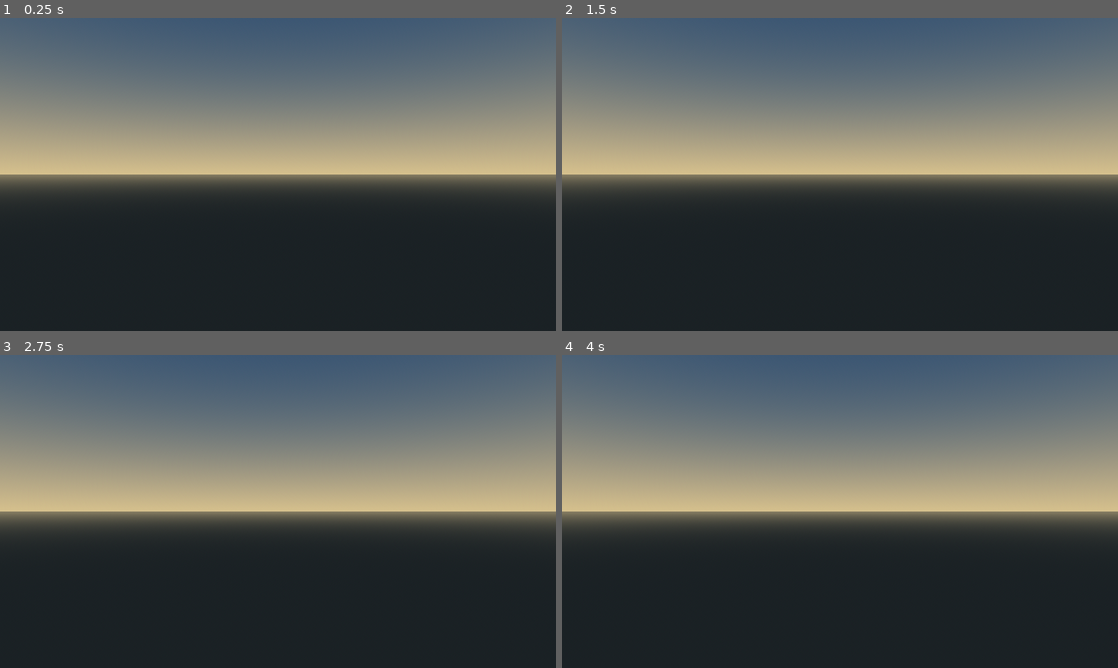
Above: before the commit, frames 1-4 (two rows, left to right).
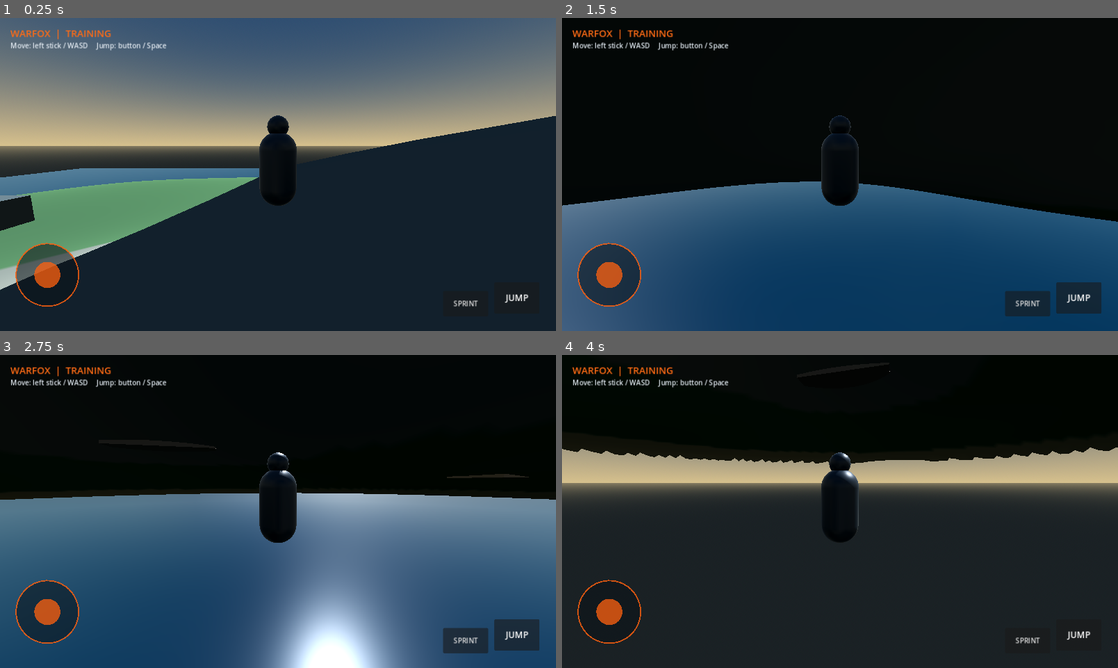
Above: after the commit, the same moments.

Repository: hicham07dzz-cyber/WARFOX
Game: Godot game, scene res://scenes/main.tscn
Same seed, same stepped clock (60 frames per second), same inputs: the game is played once before the commit and once after it.
Inputs (mouse positions are in pixels of both pictures, inside the frame that each line leads up to):
- Up to frame 1 (0.25 s): no input
- Up to frame 2 (1.5 s): move the mouse to (962, 158) at 0.52 s; hold D (move_right, bound only after the commit) 0.53-1.25 s; hold Shift (sprint, bound only after the commit) 0.53-1.25 s; click (962, 158) at 0.67 s; tap Space (jump, bound only after the commit) at 0.77, 0.8, 1.07 s; drag from (728, 190) to (812, 237) at 1.27 s
- Up to frame 3 (2.75 s): move the mouse to (333, 442) at 2.02 s; hold D (move_right, bound only after the commit) from 2.03 s (still down); hold Shift (sprint, bound only after the commit) from 2.03 s (still down); tap Space (jump, bound only after the commit) at 2.3 s
- Up to frame 4 (4 s): release D (move_right, bound only after the commit) at 2.75 s; release Shift (sprint, bound only after the commit) at 2.75 s; drag from (812, 574) to (673, 464) at 2.77 s; move the mouse to (1006, 558) at 3.52 s; hold A (move_left, bound only after the commit) from 3.53 s (still down); tap Space (jump, bound only after the commit) at 3.6, 3.77 s

The runs differ from the first frame. In frame 1, 29% of the frame differs, in the area x 0-100%, y 3-93%; in frame 2, 99%, in the area x 0-100%, y 0-100%; in frame 3, 98%; in frame 4, 55%.

Commit message:
Build first playable WARFOX training island

Diff:
--- a/scripts/main.gd
+++ b/scripts/main.gd
@@ -1,20 +1,32 @@
 extends Node3D
-
-# WARFOX first playable foundation: a generated island map preview.
-# All geometry is built from Godot primitives so the project needs no paid assets.
 
 const GRID_SIZE := 100
 const CELL_SIZE := 12.0
 const ISLAND_RADIUS := 570.0
-const WATER_LEVEL := 0.0
 
 func _ready() -> void:
+	_setup_input()
 	_build_environment()
-	_build_island()
+	var terrain := _build_island()
 	_build_water()
 	_build_landmarks()
-	_build_preview_camera()
-	_build_title()
+	_spawn_player(terrain)
+	_build_hud()
+
+func _setup_input() -> void:
+	_add_key("move_forward", KEY_W)
+	_add_key("move_back", KEY_S)
+	_add_key("move_left", KEY_A)
+	_add_key("move_right", KEY_D)
+	_add_key("jump", KEY_SPACE)
+	_add_key("sprint", KEY_SHIFT)
+
+func _add_key(action: String, key: Key) -> void:
+	if not InputMap.has_action(action):
+		InputMap.add_action(action)
+	var event := InputEventKey.new()
+	event.physical_keycode = key
+	InputMap.action_add_event(action, event)
 
 func _build_environment() -> void:
 	var world := WorldEnvironment.new()
@@ -32,9 +44,8 @@
 	environment.tonemap_mode = Environment.TONE_MAPPER_FILMIC
 	world.environment = environment
 	add_child(world)
-
 	var sun := DirectionalLight3D.new()
-	sun.rotation_degrees = Vector3(-48.0, -32.0, 0.0)
+	sun.rotation_degrees = Vector3(-48, -32, 0)
 	sun.light_energy = 1.25
 	sun.shadow_enabled = true
 	add_child(sun)
@@ -44,10 +55,9 @@
 	var edge := clampf(1.0 - distance / ISLAND_RADIUS, 0.0, 1.0)
 	var hills := sin(x * 0.012) * 17.0 + cos(z * 0.015) * 13.0
 	var ridges := sin((x + z) * 0.006) * 24.0
-	var central_mass := pow(edge, 0.62) * 92.0
-	return maxf(-9.0, central_mass + hills * edge + ridges * edge - 8.0)
+	return maxf(-9.0, pow(edge, 0.62) * 92.0 + hills * edge + ridges * edge - 8.0)
 
-func _build_island() -> void:
+func _build_island() -> MeshInstance3D:
 	var surface := SurfaceTool.new()
 	surface.begin(Mesh.PRIMITIVE_TRIANGLES)
 	var half := GRID_SIZE * CELL_SIZE * 0.5
@@ -57,12 +67,10 @@
 			var x1 := x0 + CELL_SIZE
 			var z0 := float(iz) * CELL_SIZE - half
 			var z1 := z0 + CELL_SIZE
-			var center := Vector2((x0 + x1) * 0.5, (z0 + z1) * 0.5)
-			if center.length() > ISLAND_RADIUS:
+			if Vector2((x0 + x1) * 0.5, (z0 + z1) * 0.5).length() > ISLAND_RADIUS:
 				continue
-			# Upward-facing triangle winding for the island surface.
-			_add_terrain_triangle(surface, Vector3(x0, _height_at(x0, z0), z0), Vector3(x0, _height_at(x0, z1), z1), Vector3(x1, _height_at(x1, z0), z0))
-			_add_terrain_triangle(surface, Vector3(x1, _height_at(x1, z0), z0), Vector3(x0, _height_at(x0, z1), z1), Vector3(x1, _height_at(x1, z1), z1))
+			_add_triangle(surface, Vector3(x0, _height_at(x0, z0), z0), Vector3(x0, _height_at(x0, z1), z1), Vector3(x1, _height_at(x1, z0), z0))
+			_add_triangle(surface, Vector3(x1, _height_at(x1, z0), z0), Vector3(x0, _height_at(x0, z1), z1), Vector3(x1, _height_at(x1, z1), z1))
 	surface.generate_normals()
 	var mesh_instance := MeshInstance3D.new()
 	mesh_instance.name = "WARFOX_Island_Terrain"
@@ -73,8 +81,15 @@
 	material.cull_mode = BaseMaterial3D.CULL_DISABLED
 	mesh_instance.material_override = material
 	add_child(mesh_instance)
+	var ground := StaticBody3D.new()
+	ground.name = "IslandCollision"
+	var collision := CollisionShape3D.new()
+	collision.shape = mesh_instance.mesh.create_trimesh_shape()
+	ground.add_child(collision)
+	add_child(ground)
+	return mesh_instance
 
-func _add_terrain_triangle(surface: SurfaceTool, a: Vector3, b: Vector3, c: Vector3) -> void:
+func _add_triangle(surface: SurfaceTool, a: Vector3, b: Vector3, c: Vector3) -> void:
 	for point in [a, b, c]:
 		var color := Color(0.22, 0.34, 0.20)
 		if point.y > 52.0:
@@ -86,55 +101,58 @@
 
 func _build_water() -> void:
 	var water := MeshInstance3D.new()
-	water.name = "Ocean"
 	var plane := PlaneMesh.new()
-	plane.size = Vector2(1800.0, 1800.0)
+	plane.size = Vector2(1800, 1800)
 	water.mesh = plane
-	water.position.y = WATER_LEVEL - 1.0
-	var material := StandardMaterial3D.new()
-	material.albedo_color = Color(0.025, 0.16, 0.23)
-	material.metallic = 0.28
-	material.roughness = 0.24
-	water.material_override = material
+	water.position.y = -1.0
+	var mat := StandardMaterial3D.new()
+	mat.albedo_color = Color(0.025, 0.16, 0.23)
+	mat.metallic = 0.28
+	mat.roughness = 0.24
+	water.material_override = mat
 	add_child(water)
 
-func _add_landmark(label: String, position: Vector3, size: Vector3, color: Color) -> void:
-	var building := MeshInstance3D.new()
-	building.name = label
+func _add_building(label: String, x: float, z: float, size: Vector3, color: Color) -> void:
+	var body := StaticBody3D.new()
+	body.name = label
+	var mesh := MeshInstance3D.new()
 	var box := BoxMesh.new()
 	box.size = size
-	building.mesh = box
-	building.position = position + Vector3(0.0, size.y * 0.5, 0.0)
-	var material := StandardMaterial3D.new()
-	material.albedo_color = color
-	material.roughness = 0.82
-	building.material_override = material
-	add_child(building)
+	mesh.mesh = box
+	var mat := StandardMaterial3D.new()
+	mat.albedo_color = color
+	mat.roughness = 0.82
+	mesh.material_override = mat
+	mesh.position.y = size.y * 0.5
+	body.add_child(mesh)
+	var shape := CollisionShape3D.new()
+	var box_shape := BoxShape3D.new()
+	box_shape.size = size
+	shape.shape = box_shape
+	shape.position.y = size.y * 0.5
+	body.add_child(shape)
+	body.position = Vector3(x, _height_at(x, z), z)
+	add_child(body)
 
 func _build_landmarks() -> void:
-	# Initial named regions; detailed layouts and original assets come in later stages.
-	_add_landmark("Central_Command_City", Vector3(0, _height_at(0, 0), 0), Vector3(100, 34, 90), Color(0.24, 0.29, 0.32))
-	_add_landmark("Air_Defense_Base", Vector3(-235, _height_at(-235, -80), -80), Vector3(90, 20, 75), Color(0.27, 0.30, 0.29))
-	_add_landmark("Airport_Hangar", Vector3(245, _height_at(245, 115), 115), Vector3(110, 16, 55), Color(0.36, 0.37, 0.35))
-	_add_landmark("Industrial_Zone", Vector3(60, _height_at(60, 300), 300), Vector3(105, 23, 80), Color(0.34, 0.29, 0.23))
-	_add_landmark("Coastal_Village", Vector3(-330, _height_at(-330, 210), 210), Vector3(65, 12, 60), Color(0.49, 0.40, 0.28))
+	_add_building("Central_Command_City", 0, 0, Vector3(100, 34, 90), Color(0.24, 0.29, 0.32))
+	_add_building("Air_Defense_Base", -235, -80, Vector3(90, 20, 75), Color(0.27, 0.30, 0.29))
+	_add_building("Airport_Hangar", 245, 115, Vector3(110, 16, 55), Color(0.36, 0.37, 0.35))
+	_add_building("Industrial_Zone", 60, 300, Vector3(105, 23, 80), Color(0.34, 0.29, 0.23))
+	_add_building("Coastal_Village", -330, 210, Vector3(65, 12, 60), Color(0.49, 0.40, 0.28))
 
-func _build_preview_camera() -> void:
-	var camera := Camera3D.new()
-	camera.name = "MapPreviewCamera"
-	camera.position = Vector3(1050.0, 1000.0, 1050.0)
-	camera.look_at(Vector3(0.0, 25.0, 0.0), Vector3.UP)
-	camera.current = true
-	camera.fov = 48.0
-	add_child(camera)
+func _spawn_player(_terrain: MeshInstance3D) -> void:
+	var player_script = load("res://scripts/player_controller.gd")
+	var player := CharacterBody3D.new()
+	player.name = "WARFOX_Player"
+	player.set_script(player_script)
+	player.position = Vector3(0, _height_at(0, 0) + 3.0, 30)
+	add_child(player)
+	set_meta("player", player)
 
-func _build_title() -> void:
-	var label := Label3D.new()
-	label.name = "WARFOX_Title"
-	label.text = "WARFOX  |  ISLAND MAP PROTOTYPE"
-	label.font_size = 48
-	label.pixel_size = 0.012
-	label.modulate = Color(1.0, 0.43, 0.08)
-	label.position = Vector3(0.0, 175.0, 0.0)
-	label.billboard = BaseMaterial3D.BILLBOARD_ENABLED
-	add_child(label)
+func _build_hud() -> void:
+	var hud_script = load("res://scripts/mobile_hud.gd")
+	var hud := CanvasLayer.new()
+	hud.set_script(hud_script)
+	add_child(hud)
+	hud.player = get_meta("player")
